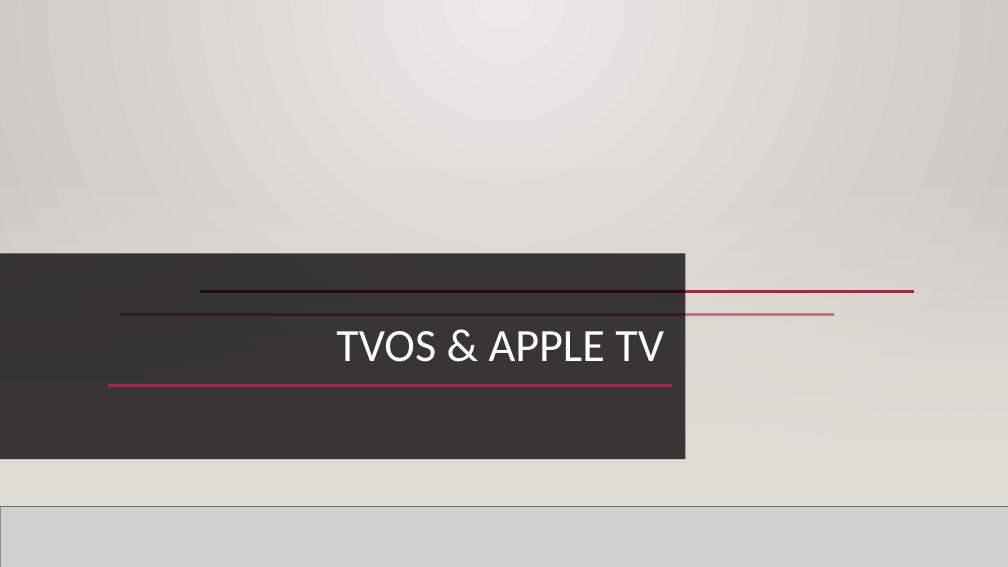
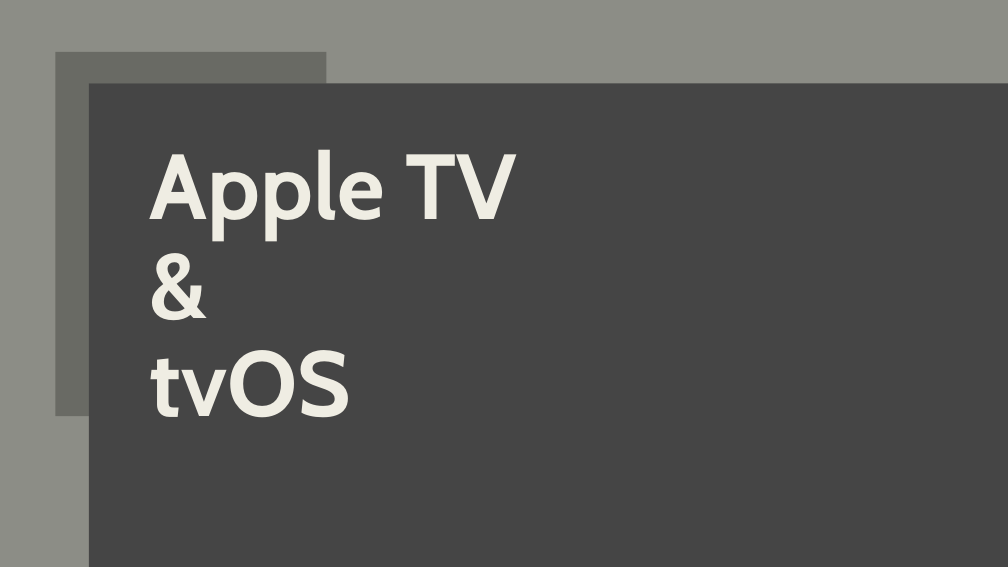
Before and after one commit to ThanhTurin/iOS-meetup-sg, a slide deck: slide 6 of Presentation.pptx. Drawn at 1008x567 pixels with LibreOffice and Linux fonts; fonts in the diff are those of the drawing; grey boxes stand for pictures; background and template pictures are left out. Boxes give left, top, right and bottom in pixels: in the first picture for what was removed or moved away, otherwise in the second. Text is boxed around its words. In the diff, an @@ line names an element or a change of style, - is before the commit and + after.

```diff
--- a/Presentation.pptx
+++ b/Presentation.pptx
@@ background picture (left out) to #454545 @@
@@ rectangle added at (x1=0, y1=0, x2=1008, y2=567), fill #8C8D86 @@
@@ freeform shape added at (x1=55, y1=52, x2=326, y2=417), fill #696A64 @@
@@ rectangle resized from (x1=0, y1=167, x2=1008, y2=507) to (x1=89, y1=83, x2=1008, y2=567) @@
@@ rectangle at (x1=89, y1=83, x2=1008, y2=567): fill gradient #DFDBD5 to #454545 @@
@@ title "Apple TV & tvOS" at (x1=150, y1=149, x2=517, y2=418): vertical alignment bottom to top @@
@@ title at (x1=150, y1=149, x2=517, y2=418): text changed; size 44 to 88 pt; font Calibri to Cabin; text colour #FFFFFE to #EFEDE3; bold on @@
-TVOS & APPLE TV
+Apple TV
+&
+tvOS
@@ rectangle removed at (x1=0, y1=167, x2=1008, y2=507) @@
@@ rectangle removed at (x1=0, y1=253, x2=686, y2=459) @@
@@ line removed from (200, 292) to (914, 292) @@
@@ line removed from (120, 315) to (834, 315) @@
@@ line removed from (107, 386) to (672, 386) @@
@@ line removed from (0, 507) to (1008, 507) @@
@@ picture removed at (x1=0, y1=507, x2=1008, y2=567) @@
@@ line removed from (0, 507) to (1008, 507) @@
```
Also in this commit, not shown: 12 other slides changed, 18 slides added, 10 slides removed.
